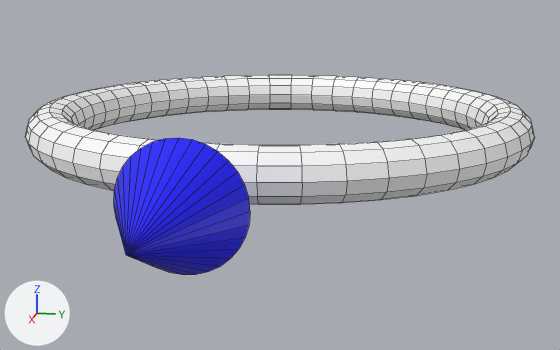
A saved change to the FBX model custack-robo-unity/Assets/Models/RobotMarkerBLUE.fbx.
Camera for both pictures: a 50 mm lens placed at (0.1707, 0.0341, 0.0304), pointed at (0.019, 0.0038, -0.0075). Every picture has the same lights, and +X, +Y and +Z are marked at lower left. Mesh edges are drawn as thin lines. Where no turn or scale is listed for an object, it has been applied to the vertices.

Objects in the first picture: 'arrow.001', 'marker.001'.
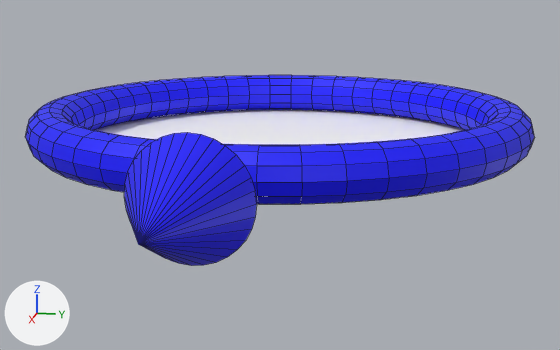
The newer file is also rescaled (x1.3) as a whole; pictures and numbers use the older file's frame.

Changed parts and their boxes [x1, y1, x2, y2] in the pictures (560 x 350 px):
'arrow.001', mesh moved: before [114, 138, 250, 275]; after [124, 132, 257, 266]
part 2 of me_トーラス_002, added: after [96, 110, 464, 145]
part 3 of me_トーラス_002, recoloured (white to blue): [26, 75, 534, 204] in both

The change, as a diff of the scene's bpy script:
```diff
--- a/custack-robo-unity/Assets/Models/RobotMarkerBLUE.fbx.py
+++ b/custack-robo-unity/Assets/Models/RobotMarkerBLUE.fbx.py
@@ mat_robotmarkerblue_1 @@
+mat_robotmarkerblue_1 = principled_material('RobotMarkerBLUE')
+mat_robotmarkerblue_1.base_color = (0.0, 0.0, 1.0)  # blue #0000ff
@@ me_トーラス_002 @@
 # verts and faces of me_トーラス_002; kept vertices keep their numbers, new ones are numbered from 576
-me_トーラス_002.from_pydata(...)  # 576 vertices, 576 faces; spans x -0.055..0.055, y -0.055..0.055, z -0.005..0.005
+me_トーラス_002.from_pydata(...)  # 576 vertices, 577 faces; spans x -0.055..0.055, y -0.055..0.055, z -0.005..0.005
+# me_トーラス_002 part 2
+faces += [(9, 21, 33, 45, 57, 69, 81, 93, 105, 117, 129, 141, 153, 165, 177, 189, 201, 213, 225, 237, 249, 261, 273, 285, 297, 309, 321, 333, 345, 357, 369, 381, 393, 405, 417, 429, 441, 453, 465, 477, 489, 501, 513, 525, 537, 549, 561, 573)]  # mat_robotmarkertex_001 (its picture is missing)
+# me_トーラス_002 part 3: 576 faces spanning x -0.055..0.055, y -0.055..0.055, z -0.005..0.005 switch from mat_robotmarkertex_001 (its picture is missing) to mat_robotmarkerblue_1 (blue #0000ff)
@@ me_円錐_001 @@
 me_円錐_001.from_pydata(...)  # 33 vertices, 33 faces; spans x -0.01..0.01, y -0.01..0.01, z -0.01..0.01
+# me_円錐_001 part 1: the whole mesh is moved by (-0.0039, 0.0, 0.0)
 me_円錐_001.materials.append(mat_robotmarkerblue)
```
